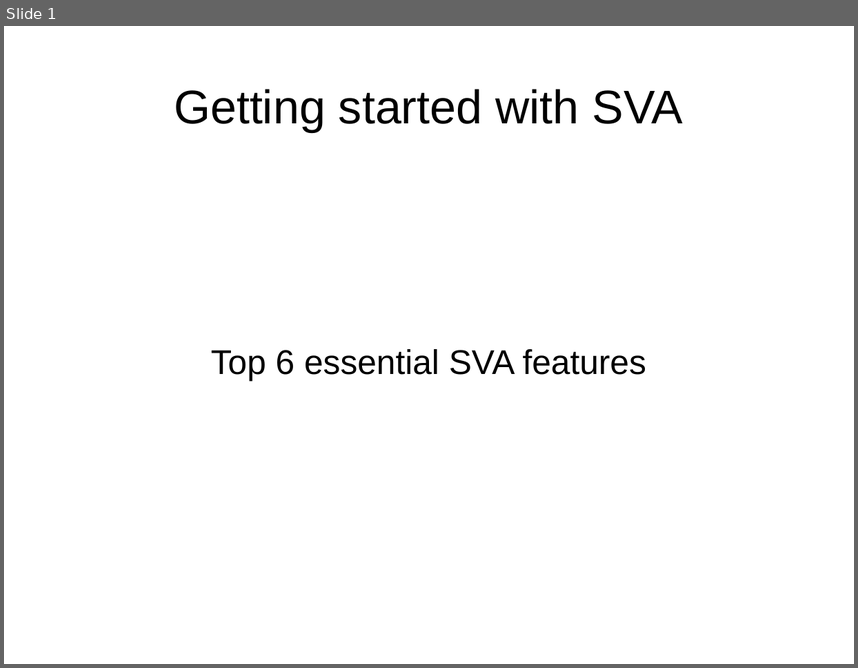
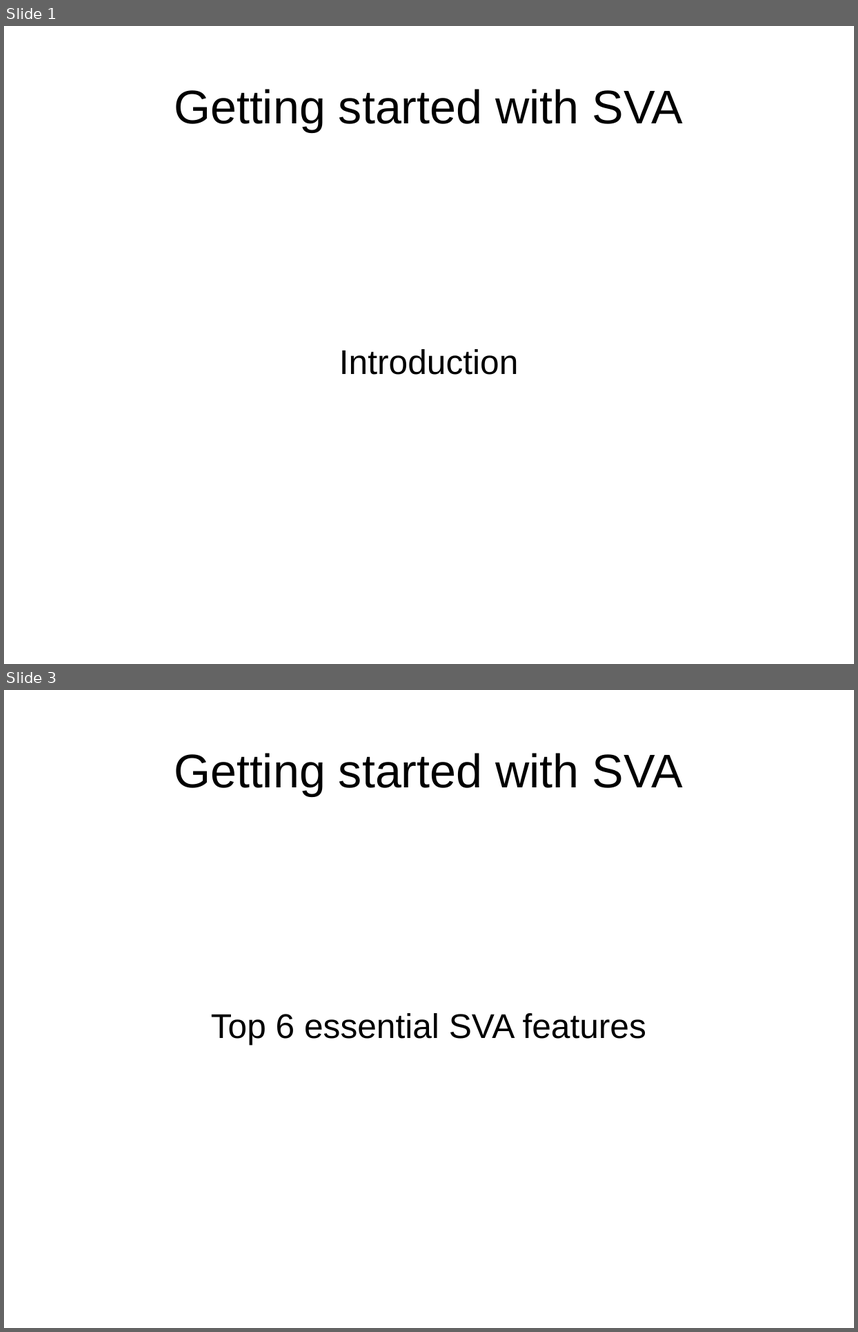
Before and after one commit to verification-gentleman-blog/getting-started-with-sva, a slide deck: presentation.odp. Shown one above the other, each under a label of ours: slide 1 before the commit, slides 1 and 3 after it; the slides between them are not shown. The pictures are 858x668 and 858x1332 pixels, drawn with LibreOffice and Linux fonts; fonts in the diff are those of the drawing. Boxes give left, top, right and bottom in pixels: in the first picture for what was removed or moved away, otherwise in the second. Text is boxed around its words. In the diff, an @@ line names an element or a change of style, - is before the commit and + after.

Commit message:
Add intro section

```diff
--- a/presentation.odp
+++ b/presentation.odp
@@ slide 1 added at (x1=4, y1=26, x2=854, y2=664), background #FFFFFF @@
@@ title added at (x1=174, y1=89, x2=683, y2=132), 44 pt, text #000000 @@
+Getting started with SVA
@@ subtitle added at (x1=339, y1=349, x2=518, y2=374), 32 pt, text #000000 @@
+Introduction
@@ what was slide 1 is now slide 3 @@
```
Also in this commit, not shown: 1 other slide added.
